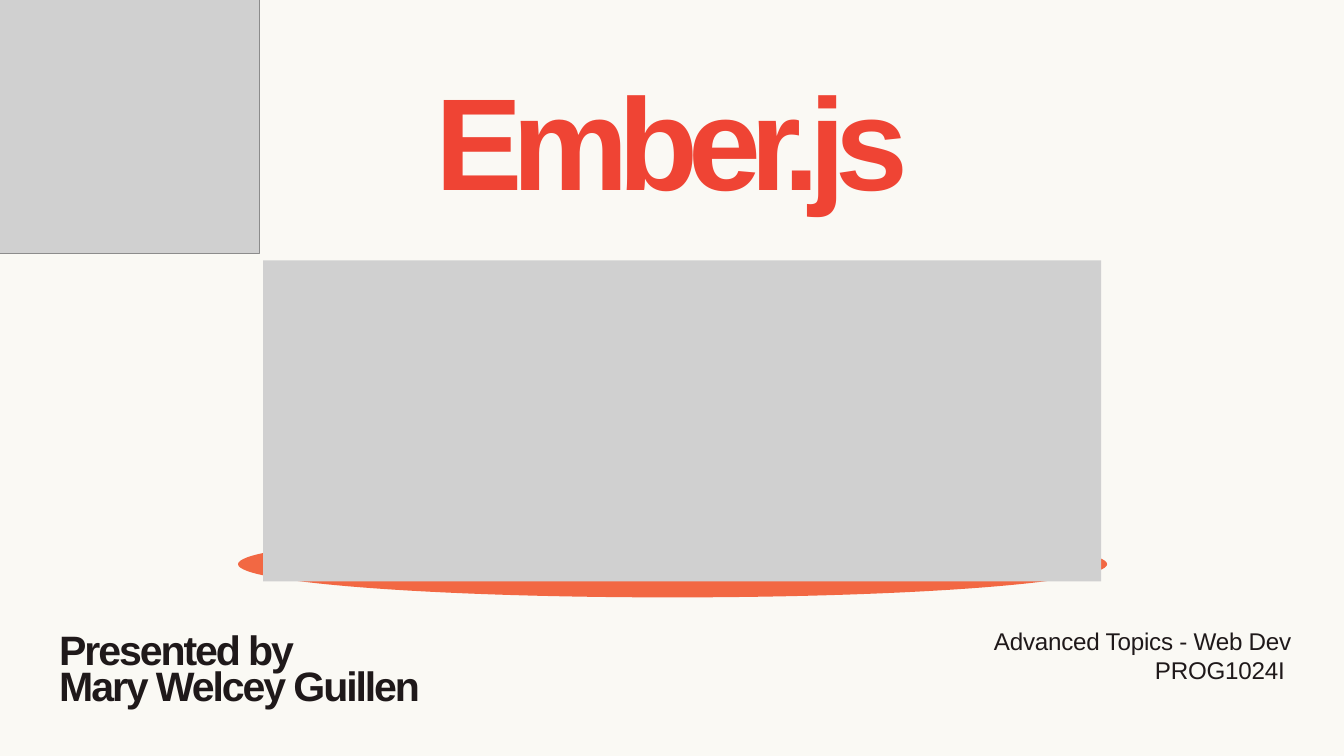
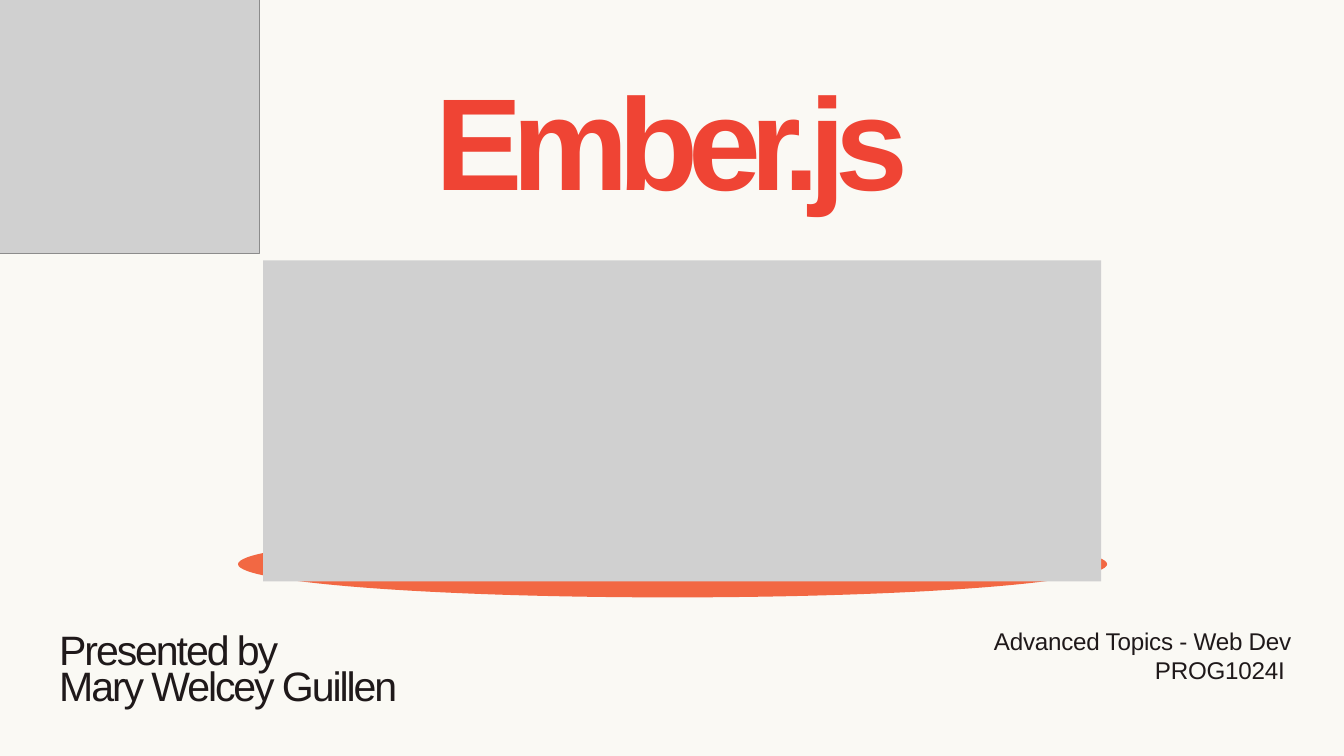
Before and after one commit to welcey96/AdvTopics, a slide deck: slide 1 of EmberJS.pptx. Drawn at 1344x756 pixels with LibreOffice and Linux fonts; fonts in the diff are those of the drawing; grey boxes stand for pictures. Boxes give left, top, right and bottom in pixels: in the first picture for what was removed or moved away, otherwise in the second. Text is boxed around its words. In the diff, an @@ line names an element or a change of style, - is before the commit and + after.

```diff
--- a/EmberJS.pptx
+++ b/EmberJS.pptx
@@ text "Presented by" at box(59, 635, 397, 710): bold off @@
```
Also in this commit, not shown: 4 other slides changed.
